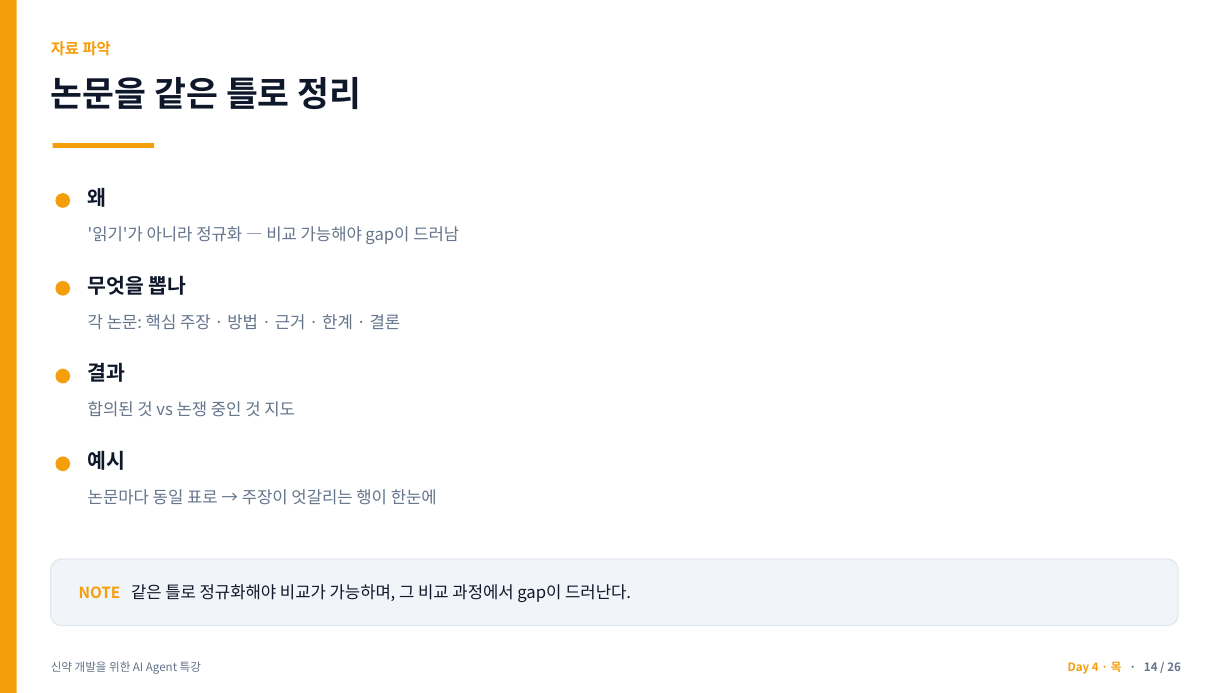
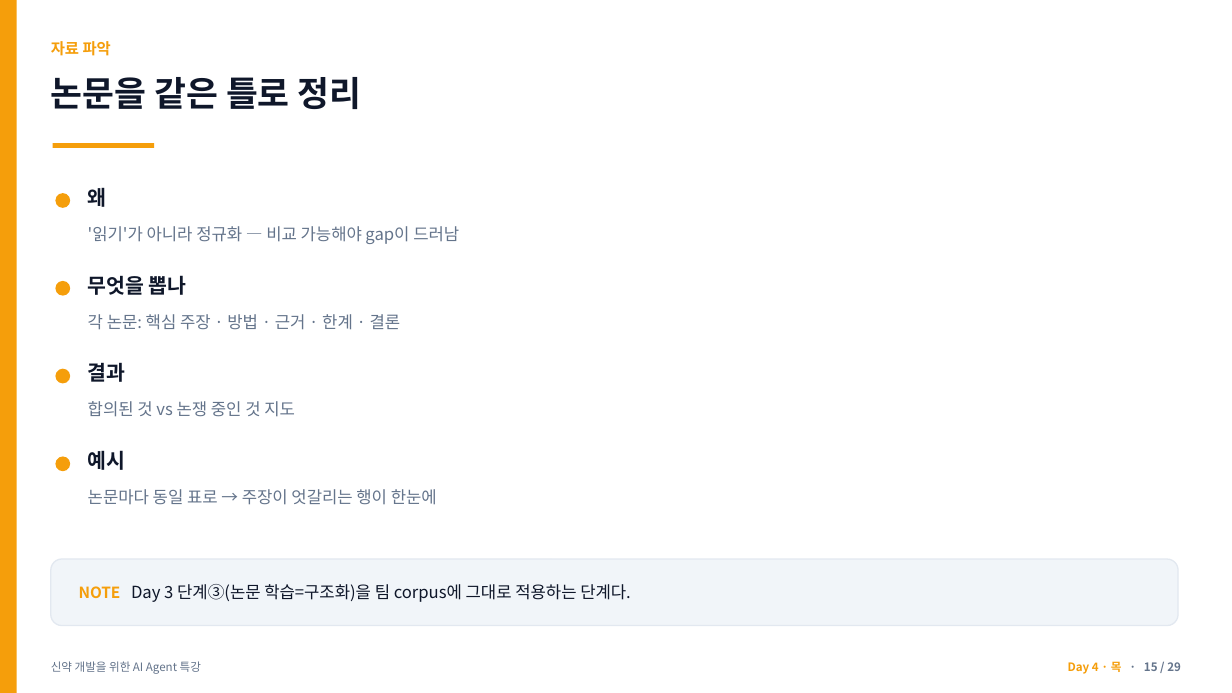
Before and after one commit to jyshin-22/wku-ai-agent-program, a slide deck: slide 15 of slides/day4.pptx (slide 14 before the commit). Drawn at 1232x693 pixels with LibreOffice and Linux fonts; fonts in the diff are those of the drawing. Boxes give left, top, right and bottom in pixels: in the first picture for what was removed or moved away, otherwise in the second. Text is boxed around its words. In the diff, an @@ line names an element or a change of style, - is before the commit and + after.

```diff
--- a/slides/day4.pptx
+++ b/slides/day4.pptx
@@ text at <box>79,584,630,602</box>: text changed @@
-NOTE 같은 틀로 정규화해야 비교가 가능하며, 그 비교 과정에서 gap이 드러난다.
+NOTE Day 3 단계③(논문 학습=구조화)을 팀 corpus에 그대로 적용하는 단계다.
@@ text at <box>1068,661,1181,674</box>: text changed @@
-Day 4 · 목 · 14 / 26
+Day 4 · 목 · 15 / 29
```
Also in this commit, not shown: 25 other slides changed, 3 slides added, 6 other files.
